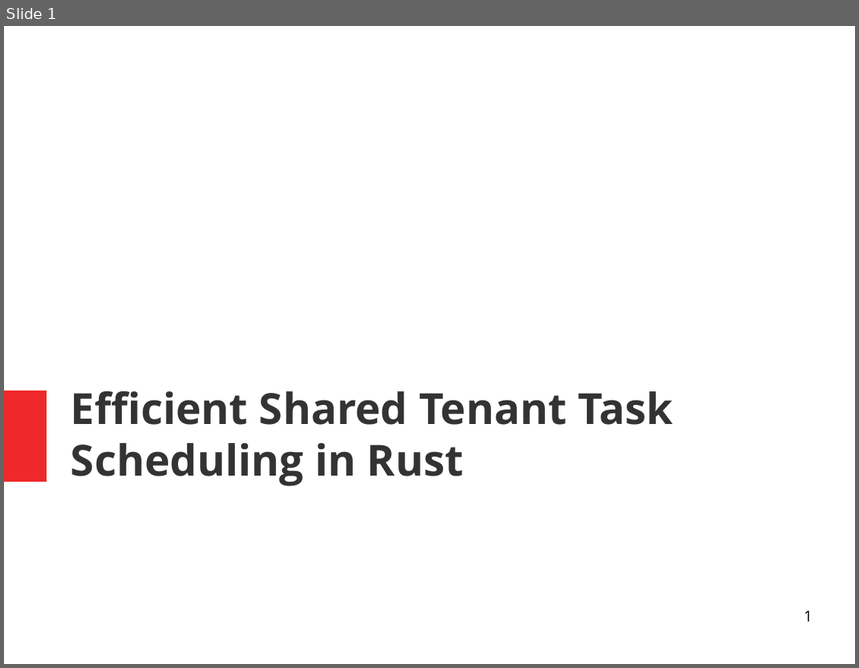
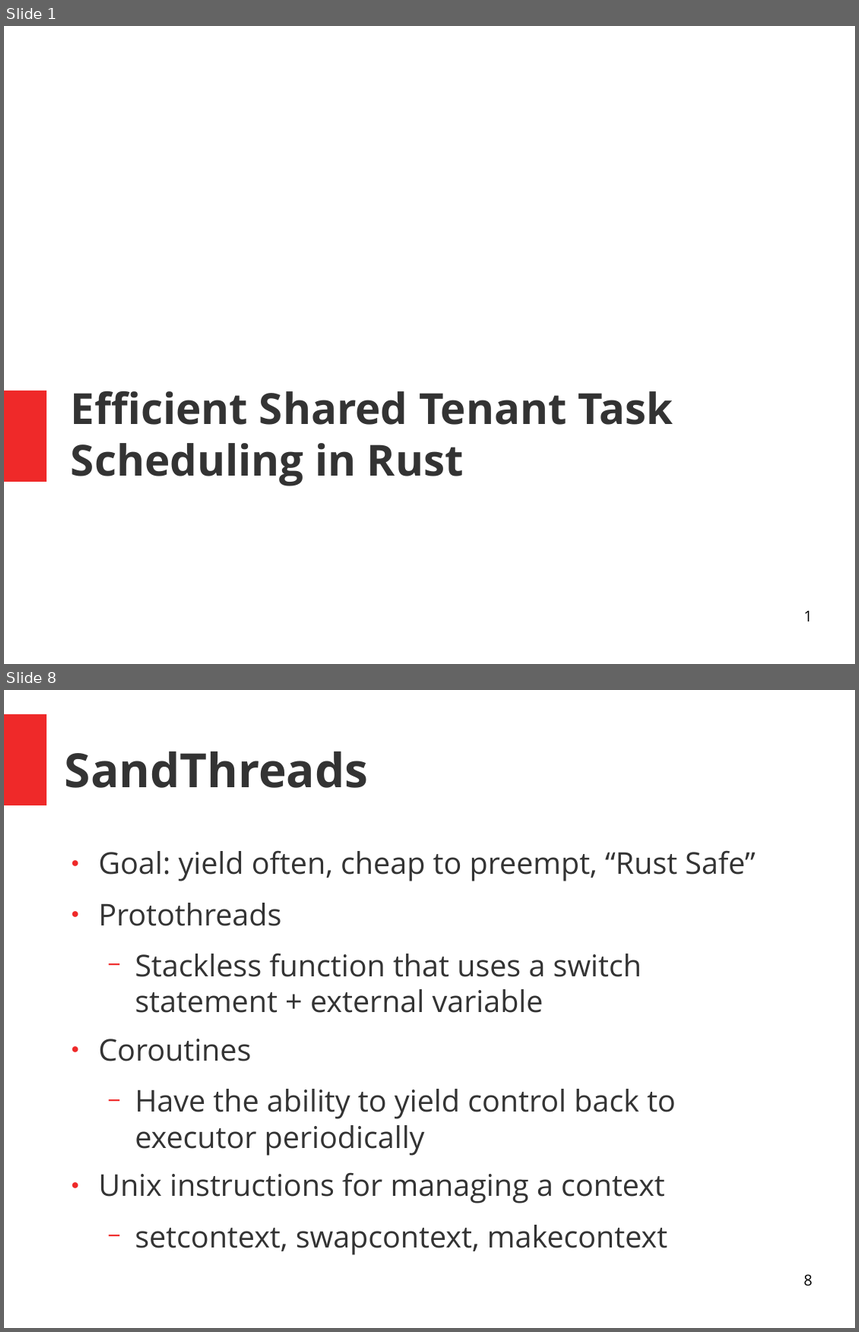
Before and after one commit to aaronlangford31/scheduler, a slide deck: docs/presentations/proj_background.odp. Shown one above the other, each under a label of ours: slide 1 before the commit, slides 1 and 8 after it; the slides between them are not shown. The pictures are 859x668 and 859x1332 pixels, drawn with LibreOffice and Linux fonts; fonts in the diff are those of the drawing. Boxes give left, top, right and bottom in pixels: in the first picture for what was removed or moved away, otherwise in the second. Text is boxed around its words. In the diff, an @@ line names an element or a change of style, - is before the commit and + after.

```diff
--- a/docs/presentations/proj_background.odp
+++ b/docs/presentations/proj_background.odp
@@ slide 8 added at [4, 690, 855, 1328], background #FFFFFF @@
@@ rectangle added at [4, 714, 47, 805], fill #EF2929 @@
@@ title added at [65, 752, 369, 788], 44 pt, text #333333, bold @@
+SandThreads
@@ text added at [98, 850, 756, 1204], 28 pt, text #333333 @@
+● Goal: yield often, cheap to preempt, “Rust Safe”
+● Protothreads
+  − Stackless function that uses a switch statement + external variable
+● Coroutines
+  − Have the ability to yield control back to executor periodically
+● Unix instructions for managing a context
+  − setcontext, swapcontext, makecontext
@@ page number added at [804, 1274, 813, 1287], 14 pt, text #000000 @@
+8
```
Also in this commit, not shown: 3 slides changed, 5 other slides added, 1 slide removed, 1 other file.
